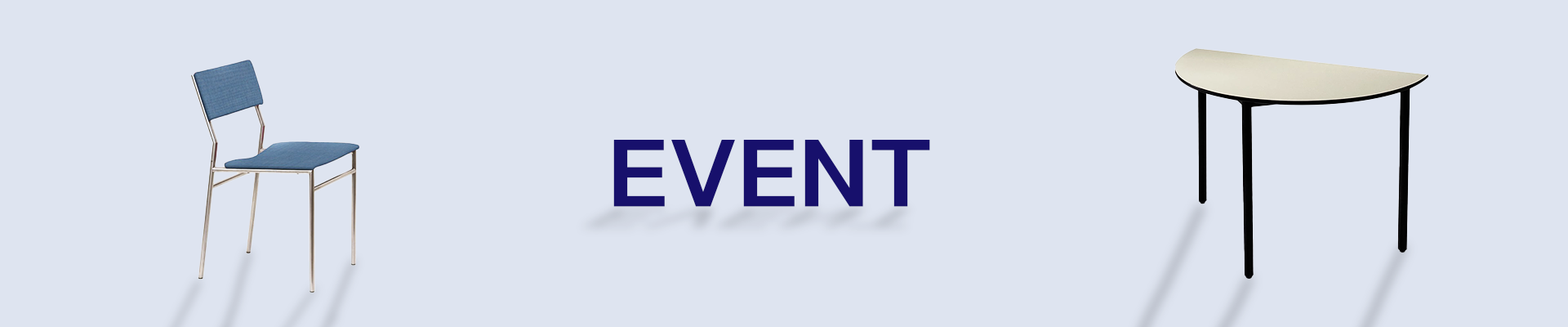
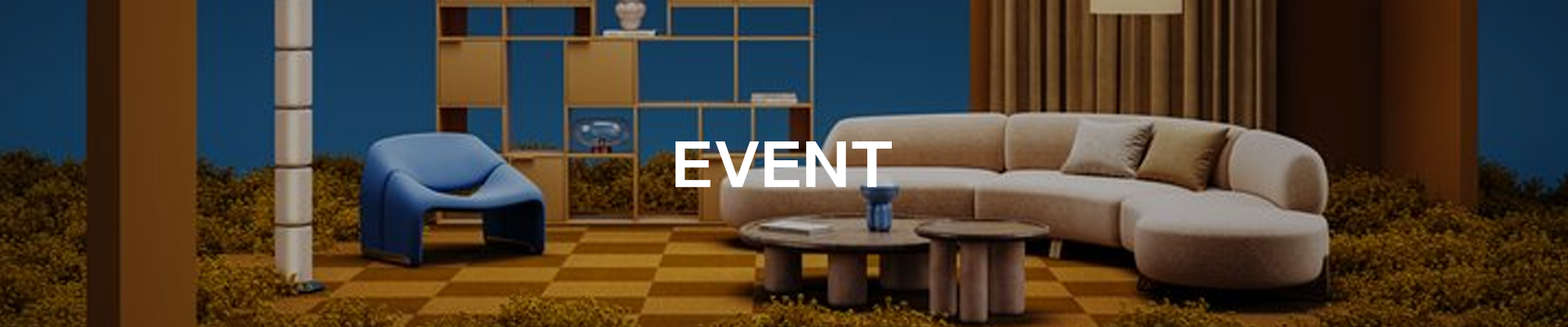
Layered file, before and after one edit (1568 x 327). Changes by layer:
moved "EVENT" above "Layer 6", painted on it over <box>613,139,931,207</box>
added layer "Layer 6" (25%) above "Layer 5" over <box>0,0,1568,327</box>
added layer "Layer 5" above "Layer 2" over <box>0,0,1568,327</box>